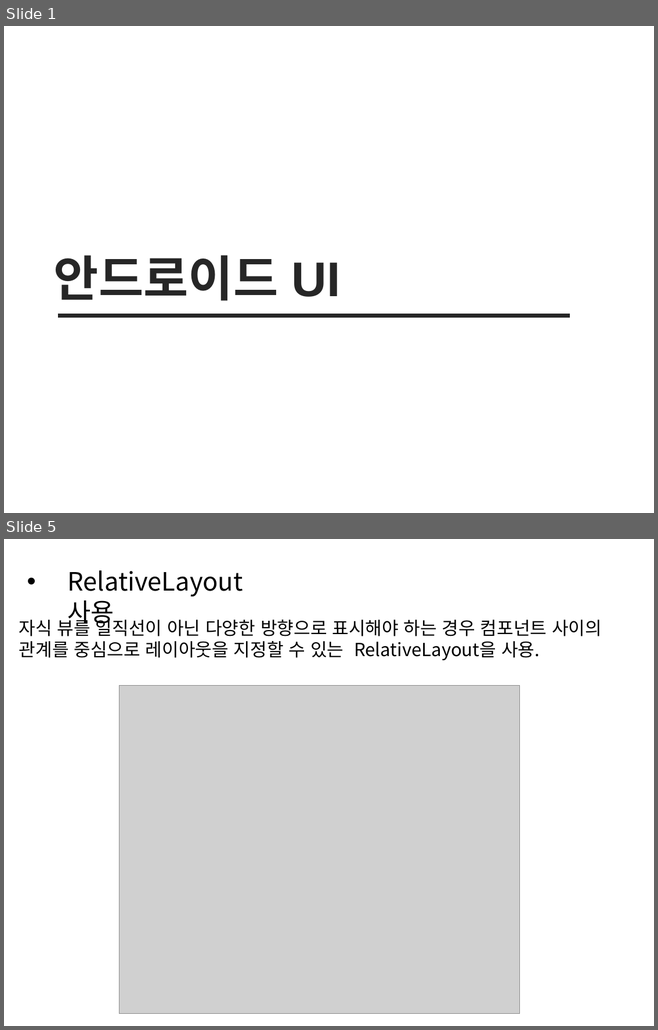
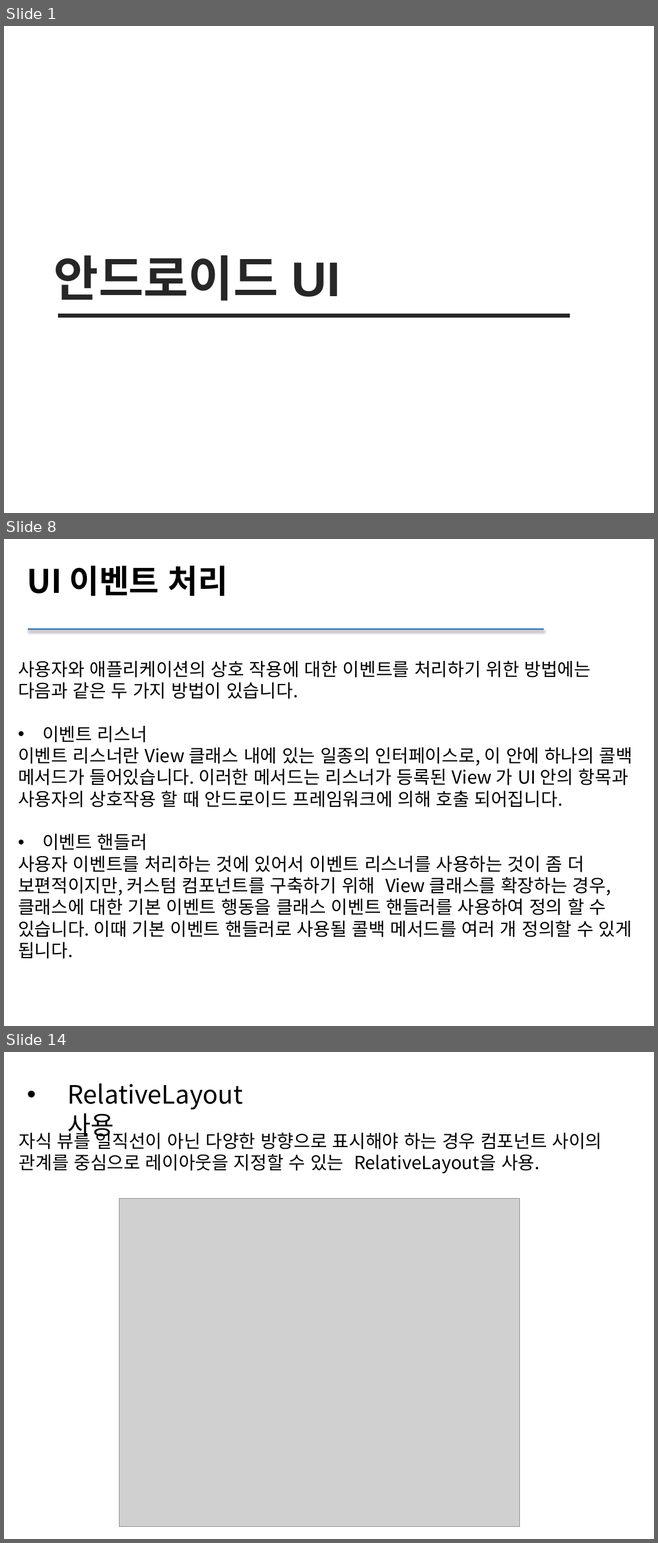
Before and after one commit to sc545/Beacon, a slide deck: 안드로이드 UI.pptx. Shown one above the other, each under a label of ours: slides 1 and 5 before the commit, slides 1, 8 and 14 after it; the slides between them are not shown. The pictures are 658x1030 and 658x1543 pixels, drawn with LibreOffice and Linux fonts; fonts in the diff are those of the drawing; grey boxes stand for pictures. Boxes give left, top, right and bottom in pixels: in the first picture for what was removed or moved away, otherwise in the second. Text is boxed around its words. In the diff, an @@ line names an element or a change of style, - is before the commit and + after.

```diff
--- a/안드로이드 UI.pptx
+++ b/안드로이드 UI.pptx
@@ slide 8 added at [4, 539, 654, 1026], background #FFFFFF @@
@@ text added at [27, 566, 228, 596], 36 pt, text #000000, bold @@
+UI 이벤트 처리
@@ line added from (28, 629) to (544, 629), #4F81BD 2 pt @@
@@ text added at [18, 661, 632, 959], 20 pt, text #000000 @@
+사용자와 애플리케이션의 상호 작용에 대한 이벤트를 처리하기 위한 방법에는 다음과 같은 두 가지 방법이 있습니다.
+• 이벤트 리스너
+이벤트 리스너란 View 클래스 내에 있는 일종의 인터페이스로, 이 안에 하나의 콜백 메서드가 들어있습니다. 이러한 메서드는 리스너가 등록된 View 가 UI 안의 항목과 사용자의 상호작용 할 때 안드로이드 프레임워크에 의해 호출 되어집니다.
+• 이벤트 핸들러
+사용자 이벤트를 처리하는 것에 있어서 이벤트 리스너를 사용하는 것이 좀 더 보편적이지만, 커스텀 컴포넌트를 구축하기 위해 View 클래스를 확장하는 경우, 클래스에 대한 기본 이벤트 행동을 클래스 이벤트 핸들러를 사용하여 정의 할 수 있습니다. 이때 기본 이벤트 핸들러로 사용될 콜백 메서드를 여러 개 정의할 수 있게 됩니다.
@@ what was slide 5 is now slide 14 @@
```
Also in this commit, not shown: 1 slide changed, 11 other slides added, 3 slides removed, 53 other files.
